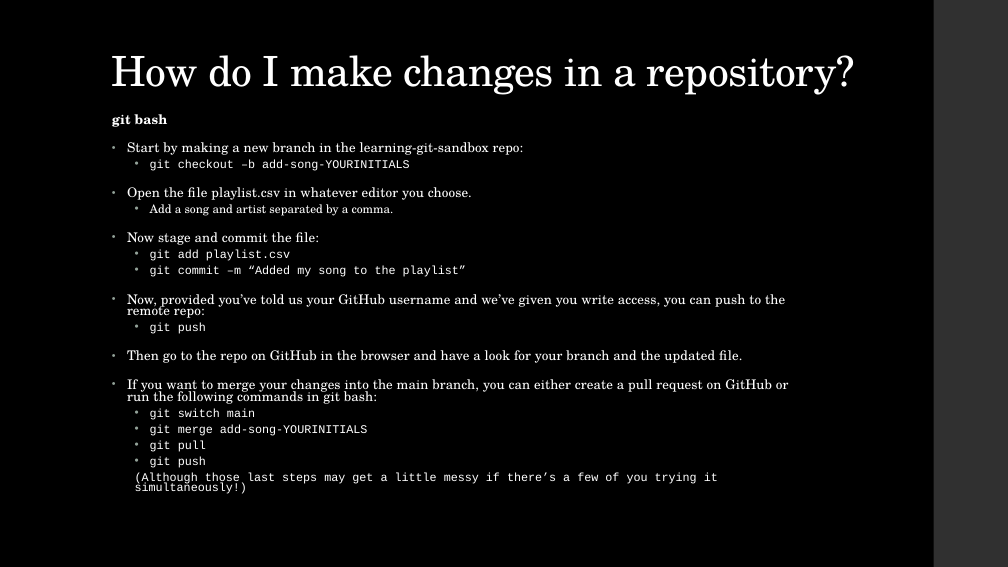
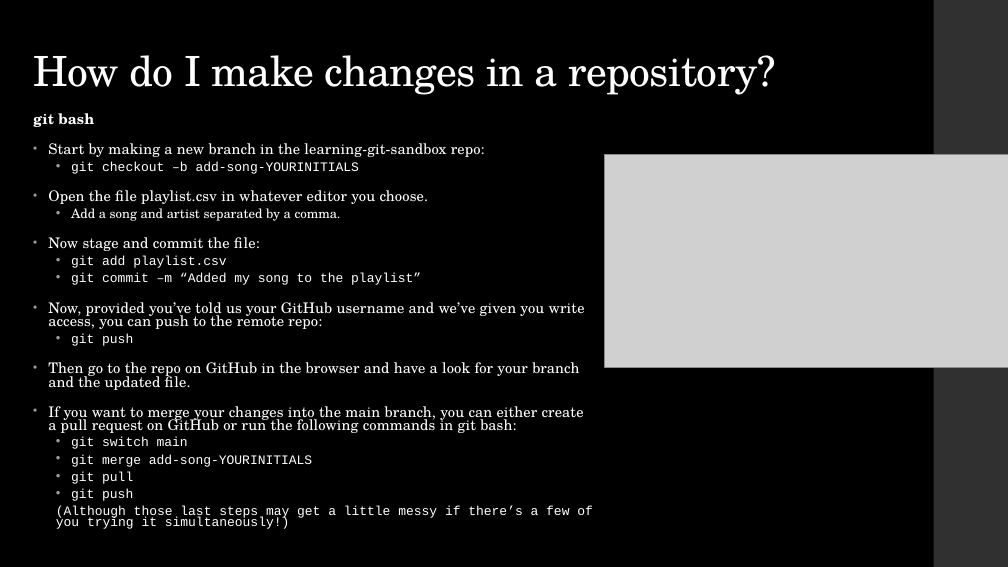
Before and after one commit to dfe-analytical-services/techskills_workshops, a slide deck: slide 29 of slides/workshopslides_quick-git.pptx (slide 23 before the commit). Drawn at 1008x567 pixels with LibreOffice and Linux fonts; fonts in the diff are those of the drawing; grey boxes stand for pictures. Boxes give left, top, right and bottom in pixels: in the first picture for what was removed or moved away, otherwise in the second. Text is boxed around its words. In the diff, an @@ line names an element or a change of style, - is before the commit and + after.

Commit message:
Added in navigating commits and undoing changes

```diff
--- a/slides/workshopslides_quick-git.pptx
+++ b/slides/workshopslides_quick-git.pptx
@@ title "How do I make changes ...": place and size @@
-title "How do I make changes ..." at [112,55,855,95]
+title "How do I make changes ..." at [33,55,776,95]
@@ text "git bash": place and size @@
-text "git bash" at [112,114,789,494]
+text "git bash" at [33,113,593,529]
@@ text "git bash" at [33,113,593,529]: size 12.6 to 13.9 pt in "git bash", "Start by making a new branch in ...", "Open the file playlist.csv in whatever editor ...", "Now stage and commit the file:" and 3 more places; size 11.2 to 12.4 pt in "git checkout –b add-song-YOURINITIALS", "Add a song and artist separated by ...", "git add playlist.csv", "git commit –m “Added my song to ..." and 6 more places @@
@@ picture added at [605,155,1008,368] @@
```
Also in this commit, not shown: 10 other slides changed, 6 slides added.
